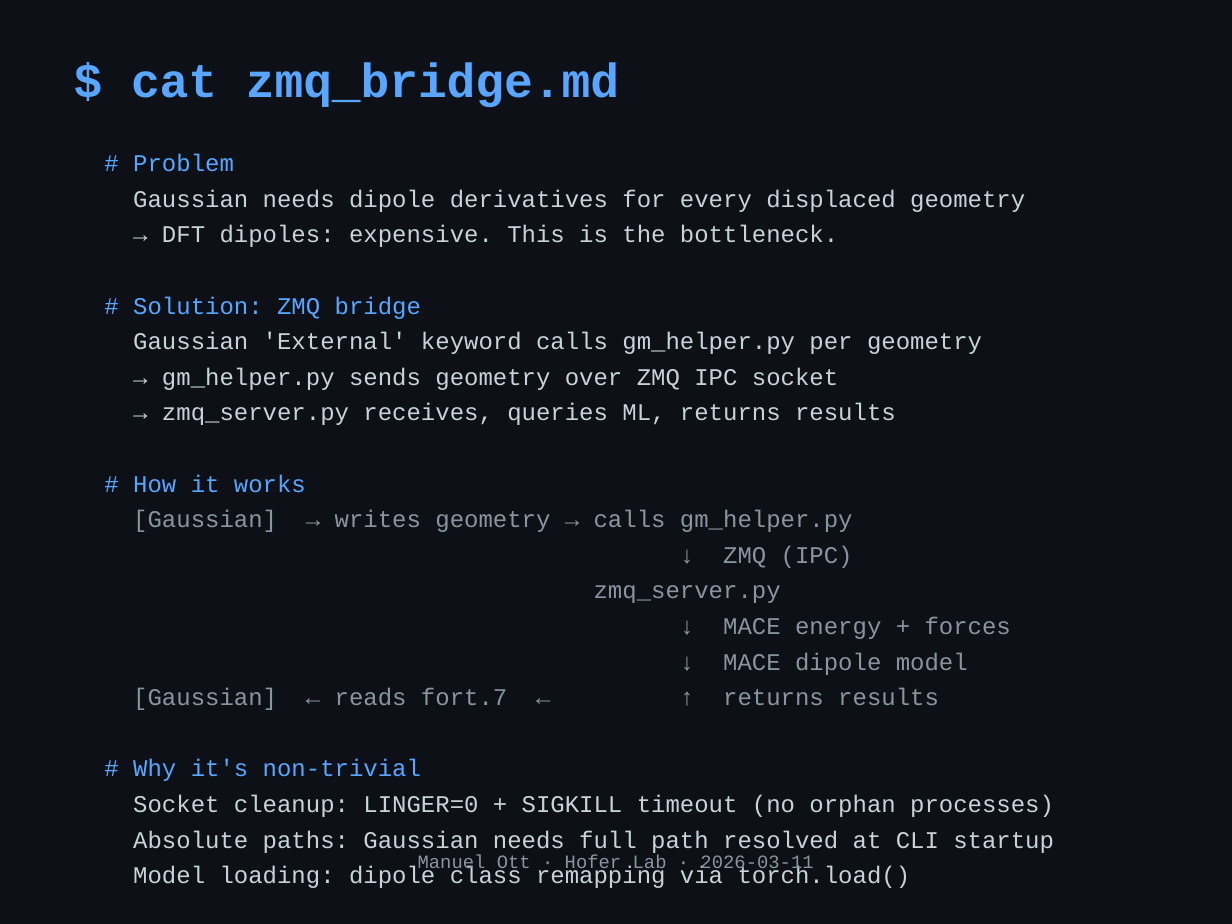
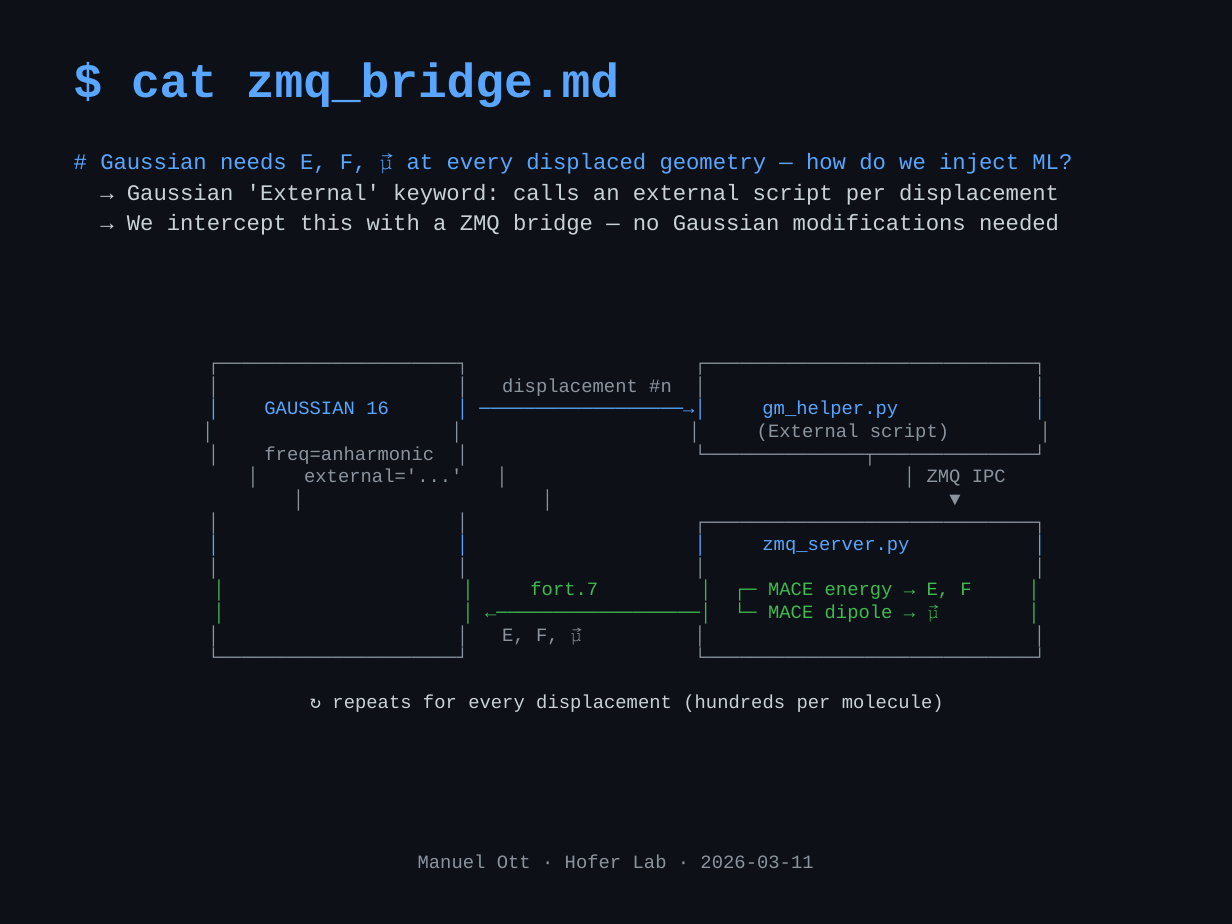
Before and after one commit to mott91/mace_gaussian_interface, a slide deck: slide 6 of presentation/presentation_v2.pptx. Drawn at 1232x924 pixels with LibreOffice and Linux fonts; fonts in the diff are those of the drawing. Boxes give left, top, right and bottom in pixels: in the first picture for what was removed or moved away, otherwise in the second. Text is boxed around its words. In the diff, an @@ line names an element or a change of style, - is before the commit and + after.

```diff
--- a/presentation/presentation_v2.pptx
+++ b/presentation/presentation_v2.pptx
@@ text added at (100,153,1072,235), 13 pt, text #C9D1D9 @@
+# Gaussian needs E, F, μ⃗ at every displaced geometry — how do we inject ML?
+→ Gaussian 'External' keyword: calls an external script per displacement
+→ We intercept this with a ZMQ bridge — no Gaussian modifications needed
@@ text removed at (133,154,1054,888) @@
-# Problem
-Gaussian needs dipole derivatives for every displaced geometry
-→ DFT dipoles: expensive. This is the bottleneck.
-# Solution: ZMQ bridge
-Gaussian 'External' keyword calls gm_helper.py per geometry
-→ gm_helper.py sends geometry over ZMQ IPC socket
-→ zmq_server.py receives, queries ML, returns results
-# How it works
-[Gaussian] → writes geometry → calls gm_helper.py
-↓ ZMQ (IPC)
-zmq_server.py
-↓ MACE energy + forces
-↓ MACE dipole model
-[Gaussian] ← reads fort.7 ← ↑ returns results
-# Why it's non-trivial
-Socket cleanup: LINGER=0 + SIGKILL timeout (no orphan processes)
-Absolute paths: Gaussian needs full path resolved at CLI startup
-Model loading: dipole class remapping via torch.load()
@@ text added at (264,379,1006,712), 11 pt, text #8B949E @@
+┌─────────────────────┐ ┌─────────────────────────────┐
+│ │ displacement #n │ │
+│ GAUSSIAN 16 │ ──────────────────→│ gm_helper.py │
+│ │ │ (External script) │
+│ freq=anharmonic │ └──────────────┬──────────────┘
+│ external='...' │ │ ZMQ IPC
+│ │ ▼
+│ │ ┌─────────────────────────────┐
+│ │ │ zmq_server.py │
+│ │ │ │
+│ │ fort.7 │ ┌─ MACE energy → E, F │
+│ │ ←──────────────────│ └─ MACE dipole → μ⃗ │
+│ │ E, F, μ⃗ │ │
+└─────────────────────┘ └─────────────────────────────┘
+↻ repeats for every displacement (hundreds per molecule)
```
Also in this commit, not shown: 1 other file.
